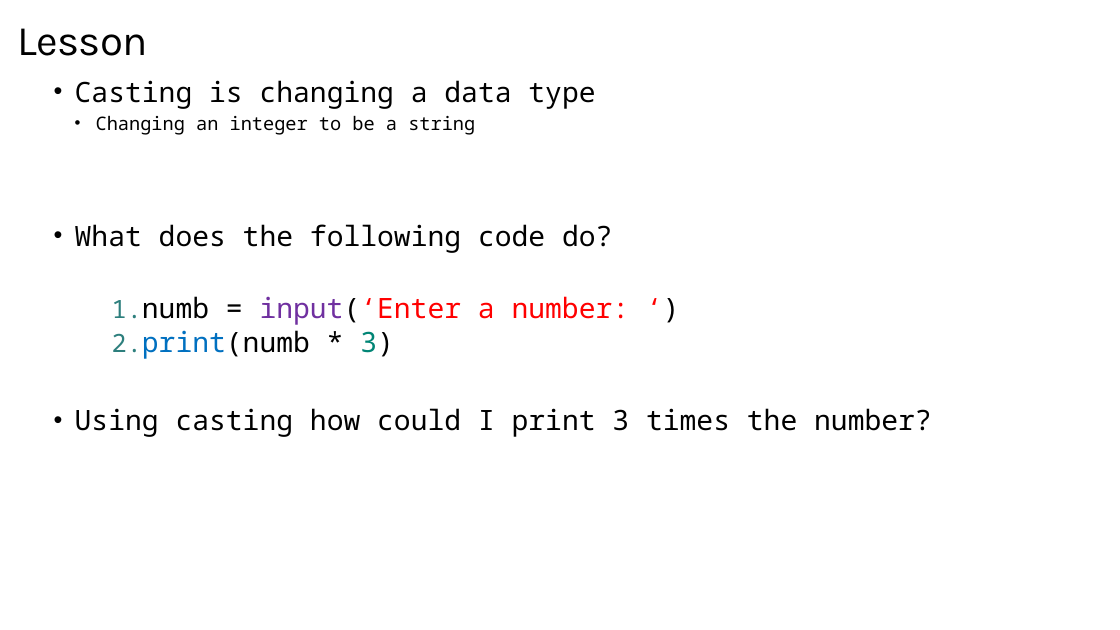
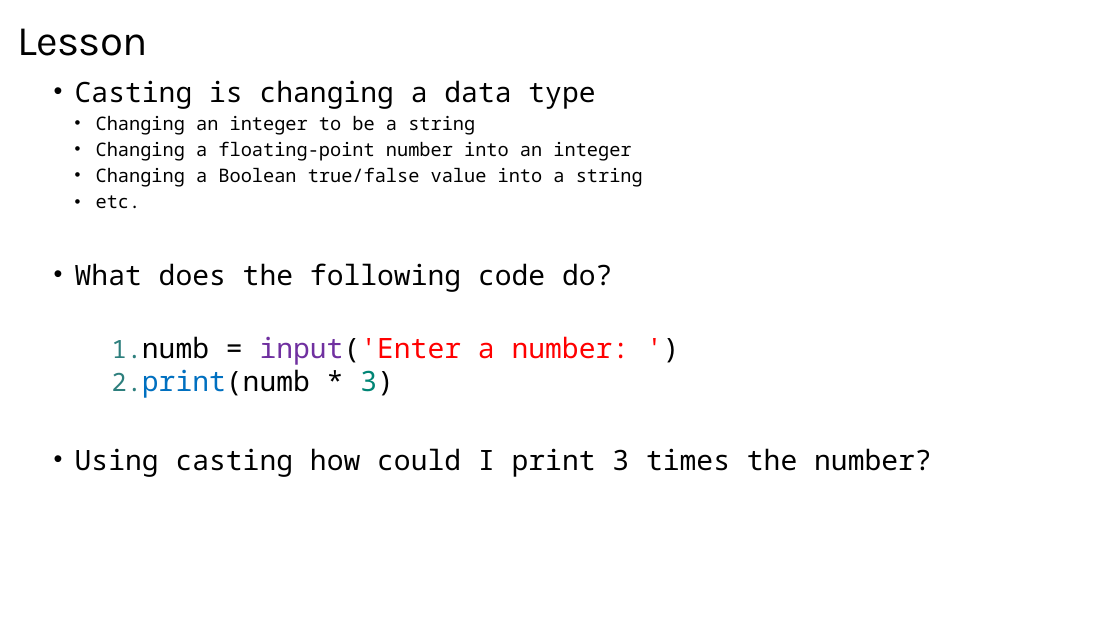
Before and after one commit to TEALSK12/2nd-semester-introduction-to-computer-science, a slide deck: slide 6 of units/2_unit/slidedecks/Intro Python 2.01 TEALS.pptx. Drawn at 1120x630 pixels with LibreOffice and Linux fonts; fonts in the diff are those of the drawing; background and template pictures are left out. Boxes give left, top, right and bottom in pixels: in the first picture for what was removed or moved away, otherwise in the second. Text is boxed around its words. In the diff, an @@ line names an element or a change of style, - is before the commit and + after.

Commit message:
Several dozen small corrections and adjustments to Unit 2.01 PowerPoint, changes in lab.md to match

```diff
--- a/units/2_unit/slidedecks/Intro Python 2.01 TEALS.pptx
+++ b/units/2_unit/slidedecks/Intro Python 2.01 TEALS.pptx
@@ text at (x1=96, y1=141, x2=643, y2=209): paragraphs added @@
+  • Changing a floating-point number into an integer
+  • Changing a Boolean true/false value into a string
+  • etc.
@@ text at (x1=142, y1=336, x2=630, y2=365): text changed @@
-1. numb = input(‘Enter a number: ‘)
+1. numb = input('Enter a number: ')
```
Also in this commit, not shown: 9 other slides changed, 1 other file.
